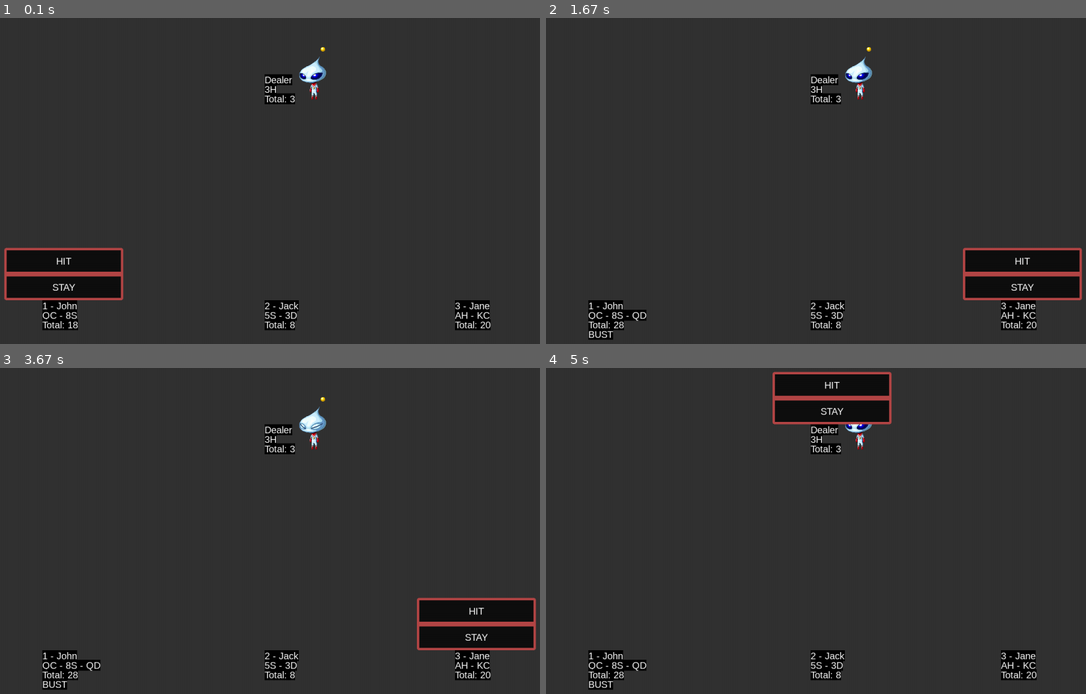
Above: before the commit, frames 1-4 (two rows, left to right).
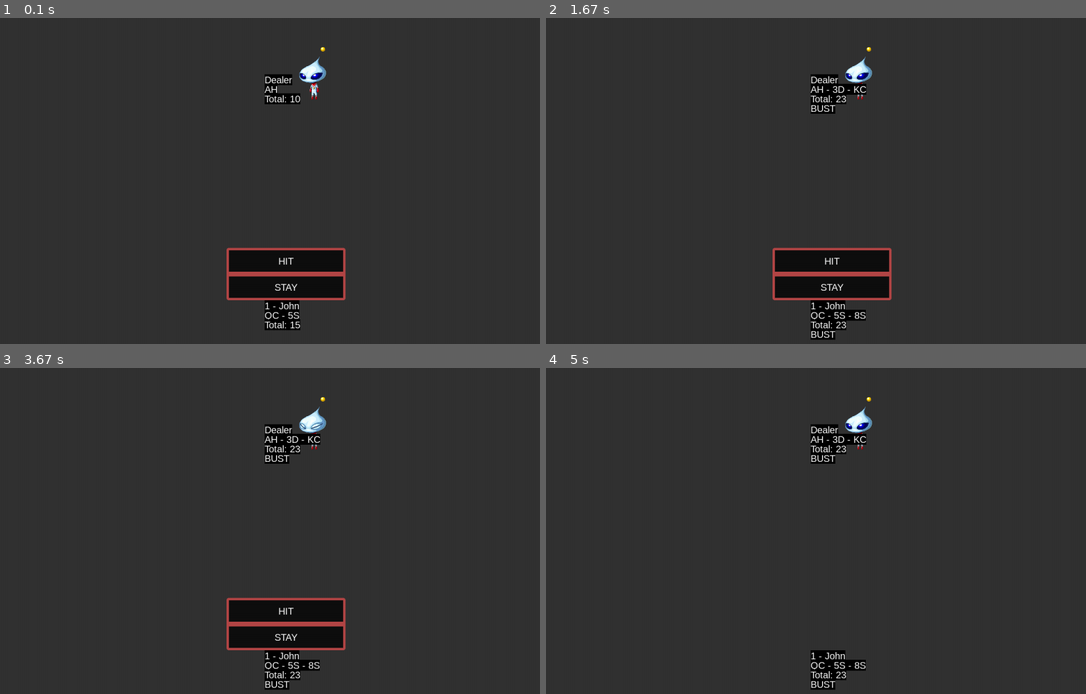
Above: after the commit, the same moments.

Repository: ekoret/blackjack-py
Game: pygame game, started from main.py
Two runs of this game, one before a commit and one after it. Both use one fixed random seed, a clock stepped at 60 frames per second and the inputs below.
Inputs (mouse positions are in pixels of both pictures, inside the frame that each line leads up to):
- Up to frame 1 (0.1 s): no input
- Up to frame 2 (1.67 s): click "HIT" at 0.38 s; click (864, 288) at 0.72 s; click (632, 148) at 1.05 s
- Up to frame 3 (3.67 s): tap Space at 1.83, 3.4 s; click (270, 596) at 2.22 s; click (243, 491) at 2.55 s
- Up to frame 4 (5 s): click "STAY" at 3.72 s; tap Space at 4.57, 4.87 s

The runs differ from the first frame. In frame 1, 8.3% of the frame differs, in the area x 0-91%, y 20-96%; in frame 2, 9.1%, in the area x 7-100%, y 20-99%; in frame 3, 9.1%; in frame 4, 5.5%.

Commit message:
add dealer play

Diff:
--- a/game.py
+++ b/game.py
@@ -80,8 +80,8 @@
 
     def run_game(self):
         self.add_player("John")
-        self.add_player("Jack")
-        self.add_player("Jane")
+        # self.add_player("Jack")
+        # self.add_player("Jane")
 
         self.deal_game()
 
@@ -110,10 +110,17 @@
                 self.draw_dealer_sprite()
                 self.draw_players()
 
+                """Dealers turn"""
+                if (self.current_player_turn == 0):
+                    self.dealer.play()
+
                 if (self.current_player_turn > len(self.players) - 1):
                     self.current_player_turn = 0
                 current_player = self.players[self.current_player_turn]
-                self.player_menu.draw(current_player)
+
+                """Do not show player menu if player is dealer"""
+                if (self.current_player_turn != 0):
+                    self.player_menu.draw(current_player)
 
             """
             Event Loop
--- a/game_button.py
+++ b/game_button.py
@@ -52,21 +52,18 @@
 
                     """Increment player if 21 is hit"""
                     if (current_player.get_hand_total() == 21):
-                        if (game.current_player_turn + 1 > len(game.players)):
-                            game.current_player_turn = 0
-                        else:
-                            game.current_player_turn += 1
+                        self.handle_turn_change(game)
 
                     """Handle bust"""
                     if (current_player.get_hand_total() > 21):
                         current_player.lost = True
-                        if (game.current_player_turn + 1 > len(game.players)):
-                            game.current_player_turn = 0
-                        else:
-                            game.current_player_turn += 1
+                        self.handle_turn_change(game)
 
                 if (self.text.lower() == "stay"):
-                    if (game.current_player_turn + 1 > len(game.players)):
-                        game.current_player_turn = 0
-                    else:
-                        game.current_player_turn += 1
+                    self.handle_turn_change(game)
+
+    def handle_turn_change(self, game):
+        if (game.current_player_turn + 1 > len(game.players)):
+            game.current_player_turn = 0
+        else:
+            game.current_player_turn += 1
--- a/player.py
+++ b/player.py
@@ -1,3 +1,4 @@
+import pygame
 
 from game_text import GameText
 from sprite import DealerSprite
@@ -123,6 +124,14 @@
     def __str__(self):
         return f"Dealer({self.name})"
 
+    def play(self):
+
+        while (self.get_hand_total() < 17):
+            self.add_card(self.game.deck.deal_card())
+
+        if (self.get_hand_total() > 21):
+            self.lost = True
+
 
 class Table(Player):
     """
